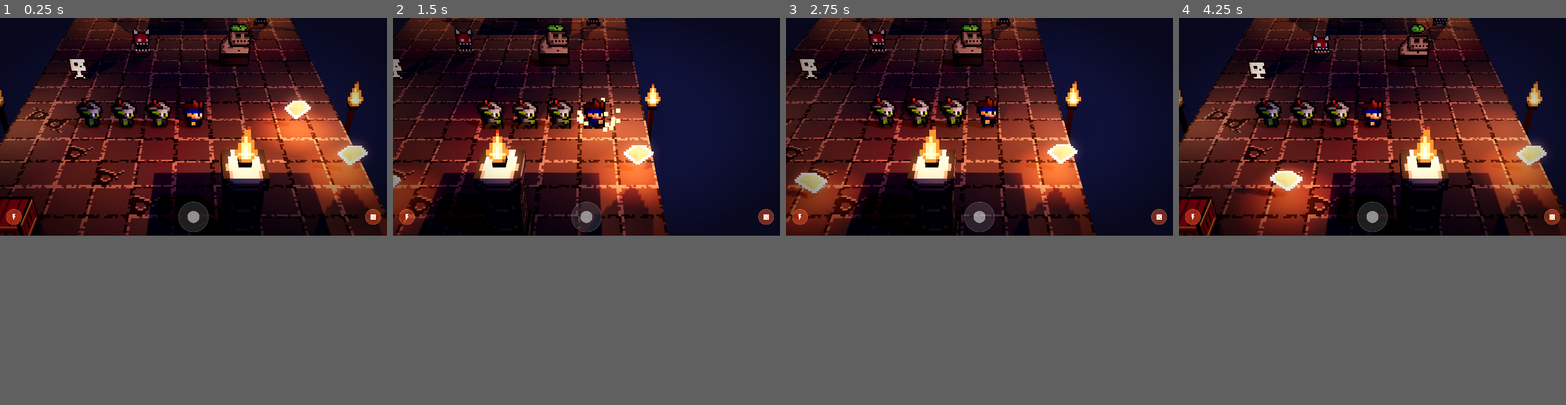
Above: before the commit, frames 1-4 (left to right).
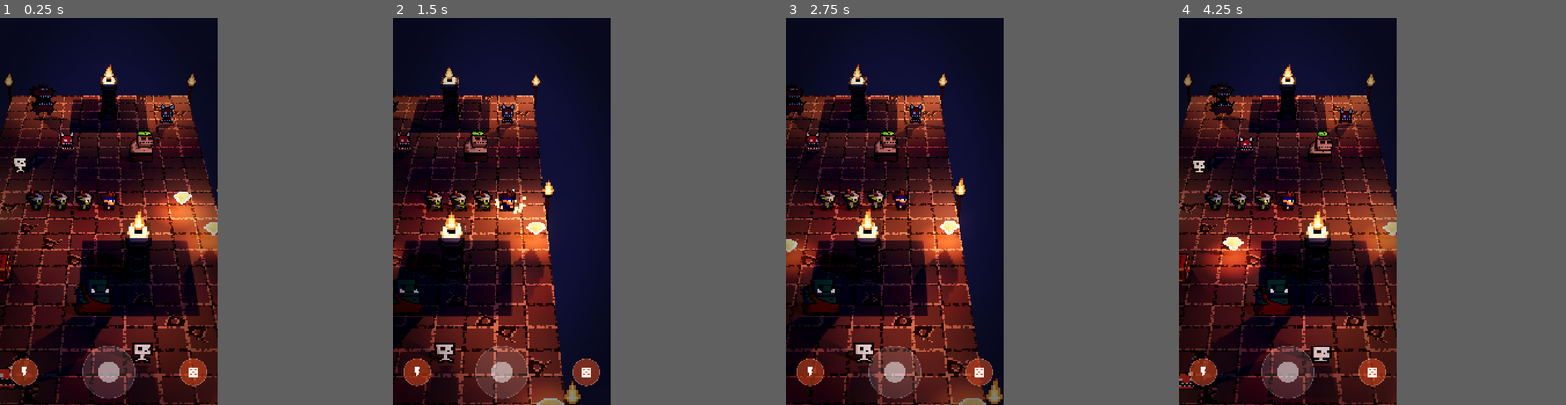
Above: after the commit, the same moments.

Repository: jo1project/sbg
Game: Godot game, scene res://scenes/main.tscn
The game is run twice, just before and just after one commit, with the same random seed, the same clock (stepped at 60 frames per second) and the same inputs.
Inputs (mouse positions are in pixels of both pictures, inside the frame that each line leads up to):
- Up to frame 1 (0.25 s): no input
- Up to frame 2 (1.5 s): tap Enter at 0.5 s; move the mouse to (671, 114) at 0.52 s; hold D 0.53-1.25 s; tap J at 0.6 s; click (671, 114) at 0.67 s; drag from (509, 137) to (567, 168) at 1.27 s
- Up to frame 3 (2.75 s): move the mouse to (1018, 79) at 2.02 s; hold D from 2.03 s (still down); tap J at 2.1 s; click (1018, 79) at 2.17 s
- Up to frame 4 (4.25 s): release D at 2.75 s; drag from (1353, 168) to (1256, 95) at 2.77 s; move the mouse to (1488, 161) at 3.52 s; hold A from 3.53 s (still down); tap J at 3.6 s; click (1488, 161) at 3.67 s
The window is 800x450 before the commit and 450x800 after it. Grey fills any space a smaller window leaves; there, only what the larger window draws over its background counts as a difference.

The runs differ from the first frame. In frame 1, 61% of the frame differs, in the area x 0-100%, y 0-100%; in frame 2, 57%; in frame 3, 57%; in frame 4, 62%.

Commit message:
godot: UI改以手機直向為準(1080x1920/canvas_items/expand), 按鈕用anchor並支援安全區域
- project.godot: 基準解析度1080x1920、portrait、stretch canvas_items/expand、電腦視窗405x720
- touch_controls.gd: 搖桿/攻擊鈕用anchor貼底(搖桿置中、按鈕左右), 尺寸以412dp寬手機換算(搖桿佔寬24.3%同Flutter);
  讀get_display_safe_area避開瀏海/滑動條, simulate_iphone_safe_area(或F2)在電腦上模擬iPhone上下安全區域
- joystick.gd / attack_button.gd: 繪圖與拖曳量依實際大小換算
- follow_camera.gd: 直向FOV 36, 鏡頭距離依畫面比例自動算(蛇頭處約9格寬, 9:16約24.6), 景深遠端跟著距離調整

Co-Authored-By: Claude Opus 5.5 <noreply@anthropic.com>

Diff:
--- a/godot/project.godot
+++ b/godot/project.godot
@@ -8,8 +8,13 @@
 
 [display]
 
-window/size/viewport_width=1280
-window/size/viewport_height=720
+window/size/viewport_width=1080
+window/size/viewport_height=1920
+window/size/window_width_override=405
+window/size/window_height_override=720
+window/stretch/mode="canvas_items"
+window/stretch/aspect="expand"
+window/handheld/orientation=1
 
 [rendering]
 
--- a/godot/scripts/follow_camera.gd
+++ b/godot/scripts/follow_camera.gd
@@ -1,11 +1,16 @@
-# 固定俯角、平滑跟隨的鏡頭。規格：FOV 28、俯角 35°、位置 = 目標 + (0, 7.5, 10.6)。
+# 固定俯角、平滑跟隨的鏡頭（以手機直向為準）。FOV 36（Godot 的 fov 是垂直視角）、俯角 35°。
+# 距離依畫面比例自動算：讓蛇頭所在深度的可見寬度 = fit_width_cells 格（直向 9:16 約 24.6 單位）。
+# fit_width_cells = 0 時改用固定 distance。鏡頭位置 = 目標 + distance * (0, sin 俯角, cos 俯角)。
+# 景深的遠端模糊起點跟著鏡頭距離走（= 距離 + dof_far_margin），否則鏡頭拉遠後整個畫面都會糊掉。
 # 這支腳本每幀都會把 fov/rotation 寫回下面的 export 值，場景或 Inspector 其他地方設的值都會被蓋掉，要改請改這裡的 export。
 extends Camera3D
 
 @export var target: Node3D
-@export_range(10, 90) var fov_deg := 28.0
+@export_range(10, 90) var fov_deg := 36.0
 @export_range(10, 80) var pitch_deg := 35.0
-@export var offset := Vector3(0, 7.5, 10.6)
+@export var fit_width_cells := 9.0      # 蛇頭處要看到幾格寬；0 = 用固定 distance
+@export var distance := 13.0            # fit_width_cells = 0 時使用
+@export var dof_far_margin := 5.0       # 蛇頭後方多遠開始遠端模糊
 @export var smoothing := 12.0  # 越大跟越緊；12 ≈ 83ms 追上 63% 的距離，跟得上角色但保留一點緩衝
 @export var debug_print := true
 
@@ -13,21 +18,46 @@
 
 func _ready() -> void:
 	_apply()
-	global_position = target.global_position + offset
+	global_position = target.global_position + offset_vector()
+
+func _aspect() -> float:
+	var vp := get_viewport().get_visible_rect().size
+	return vp.x / vp.y
+
+# 目前使用的鏡頭距離
+func current_distance() -> float:
+	if fit_width_cells <= 0.0:
+		return distance
+	return fit_width_cells / (2.0 * tan(deg_to_rad(fov_deg) / 2.0) * _aspect())
+
+func offset_vector() -> Vector3:
+	var p := deg_to_rad(pitch_deg)
+	return Vector3(0, sin(p), cos(p)) * current_distance()
 
 func _apply() -> void:
 	fov = fov_deg
 	rotation_degrees = Vector3(-pitch_deg, 0, 0)
+	var attrs := _camera_attributes()
+	if attrs:
+		attrs.dof_blur_far_distance = current_distance() + dof_far_margin
+
+func _camera_attributes() -> CameraAttributesPractical:
+	if attributes is CameraAttributesPractical:
+		return attributes
+	var we := get_tree().current_scene.find_child("WorldEnvironment", false) if get_tree().current_scene else null
+	if we and we.camera_attributes is CameraAttributesPractical:
+		return we.camera_attributes
+	return null
 
 func _process(delta: float) -> void:
-	_apply()  # 讓 Inspector 調整即時生效
-	global_position = global_position.lerp(target.global_position + offset, 1.0 - exp(-smoothing * delta))
+	_apply()  # 讓 Inspector 調整、視窗比例改變即時生效
+	global_position = global_position.lerp(target.global_position + offset_vector(), 1.0 - exp(-smoothing * delta))
 	if debug_print and not _printed:
 		_printed = true
-		# 目標所在平面上看得到的寬度（Godot 的 fov 是垂直視角）
-		var d := global_position.distance_to(target.global_position)
+		var d := current_distance()
 		var vp := get_viewport().get_visible_rect().size
-		var w := 2.0 * d * tan(deg_to_rad(fov) / 2.0) * vp.x / vp.y
-		print("[Camera] fov=%.1f rotation_deg=%s position=%s target=%s offset=%s dist=%.2f 目標處可見寬度≈%.1f 格 (viewport %dx%d)" % [
-			fov, rotation_degrees, global_position, target.global_position,
-			global_position - target.global_position, d, w, vp.x, vp.y])
+		var w := 2.0 * d * tan(deg_to_rad(fov) / 2.0) * _aspect()
+		var attrs := _camera_attributes()
+		print("[Camera] fov=%.1f(垂直) rotation_deg=%s distance=%.2f offset=%s 目標處可見寬度≈%.1f 格 畫面 %dx%d (%.3f) 視窗 %s dof_far=%s" % [
+			fov, rotation_degrees, d, offset_vector(), w, vp.x, vp.y, _aspect(),
+			DisplayServer.window_get_size(), attrs.dof_blur_far_distance if attrs else "-"])
--- a/godot/scripts/ui/attack_button.gd
+++ b/godot/scripts/ui/attack_button.gd
@@ -1,6 +1,6 @@
 # 攻擊按鈕，照 Flutter client/lib/widgets/attack_button.dart：
 # 52 圓、深橘色半透明（disabled 變灰）、白色細框；點一下發動攻擊；長按（0.5 秒）在按鈕上方顯示說明氣泡，
-# 長按後放開只收起氣泡、不發動攻擊。尺寸單位是 dp，實際大小由外層 touch_controls.gd 用 scale 換算。
+# 長按後放開只收起氣泡、不發動攻擊。內部用 dp 計算，實際大小由外層 touch_controls.gd 用 anchor/offset 決定。
 extends Control
 
 signal pressed
@@ -24,7 +24,6 @@
 var _font: Font
 
 func _init() -> void:
-	size = Vector2(SIZE, SIZE)
 	mouse_filter = Control.MOUSE_FILTER_IGNORE
 	# 預設字型沒有中文字，用系統字型
 	var f := SystemFont.new()
@@ -57,7 +56,7 @@
 				pressed.emit()
 			get_viewport().set_input_as_handled()
 	elif event is InputEventScreenDrag and event.index == _touch:
-		var s := get_global_transform_with_canvas().get_scale().x
+		var s := get_global_transform_with_canvas().get_scale().x * size.x / SIZE
 		if (event.position - _down_pos).length() / s > TAP_SLOP:
 			_tap_ok = false
 		get_viewport().set_input_as_handled()
@@ -67,7 +66,8 @@
 	return Rect2(Vector2.ZERO, size).has_point(local)
 
 func _draw() -> void:
-	var c := size / 2.0
+	draw_set_transform(Vector2.ZERO, 0, Vector2.ONE * size.x / SIZE)
+	var c := Vector2(SIZE, SIZE) / 2.0
 	var base := Color.GRAY if disabled else DEEP_ORANGE
 	base.a = 0.9 if _show_tip else 0.45
 	draw_circle(c, SIZE / 2.0, base)
--- a/godot/scripts/ui/joystick.gd
+++ b/godot/scripts/ui/joystick.gd
@@ -1,7 +1,8 @@
 # 虛擬搖桿，照 Flutter client/lib/widgets/joystick.dart：
 # 底座 100x100 圓、搖桿頭 40、最大拖曳半徑 45、死區 10；輸出離散的四方向（貪食蛇只需要上下左右，不做類比）。
 # 拖曳期間每次移動都回報方向；放開時搖桿頭回中心並發出 released（Flutter 用這個當「閃躲」操作）。
-# 尺寸單位是 Flutter 的邏輯像素（dp），實際大小由外層 touch_controls.gd 用 scale 換算。
+# 內部一律用 Flutter 的邏輯像素（dp）計算；實際大小由外層 touch_controls.gd 用 anchor/offset 決定，
+# 繪圖和拖曳量都依「實際大小 / 100dp」換算。
 # 只吃 InputEventScreenTouch/Drag（多指觸控各自獨立）；電腦上靠 emulate_touch_from_mouse 讓滑鼠也能用。
 extends Control
 
@@ -17,8 +18,11 @@
 var _touch := -1
 
 func _init() -> void:
-	size = Vector2(SIZE, SIZE)
 	mouse_filter = Control.MOUSE_FILTER_IGNORE
+
+# 畫面單位 -> dp 的倍率（含 CanvasLayer/縮放）
+func _px_per_dp() -> float:
+	return get_global_transform_with_canvas().get_scale().x * size.x / SIZE
 
 func _input(event: InputEvent) -> void:
 	if event is InputEventScreenTouch:
@@ -32,7 +36,7 @@
 			released.emit()
 			get_viewport().set_input_as_handled()
 	elif event is InputEventScreenDrag and event.index == _touch:
-		_drag(event.relative / get_global_transform_with_canvas().get_scale().x)
+		_drag(event.relative / _px_per_dp())
 		get_viewport().set_input_as_handled()
 
 func _hit(screen_pos: Vector2) -> bool:
@@ -60,7 +64,8 @@
 	direction.emit(d)
 
 func _draw() -> void:
-	var c := size / 2.0
+	draw_set_transform(Vector2.ZERO, 0, Vector2.ONE * size.x / SIZE)
+	var c := Vector2(SIZE, SIZE) / 2.0
 	draw_circle(c, SIZE / 2.0, Color(1, 1, 1, 0.12))
 	draw_arc(c, SIZE / 2.0 - 0.5, 0, TAU, 64, Color(1, 1, 1, 0.3), 1.0, true)
 	# Flutter 用 Align(alignment: knob / radius) 擺搖桿頭，所以頭的中心最多偏離 (100-40)/2 = 30
--- a/godot/scripts/ui/touch_controls.gd
+++ b/godot/scripts/ui/touch_controls.gd
@@ -1,28 +1,50 @@
-# 觸控操作 UI（CanvasLayer，疊在 3D 畫面上，不吃景深/泛光這些 3D 後製）。
-# 版面照 Flutter screens/game_screen.dart 的 _BottomBelt：底部一列，左右內距 20、上下內距 12，
-# 左 = 直接攻擊（⚡）、中 = 搖桿、右 = 隨機效果攻擊（🎲），三個垂直置中、左右貼齊（spaceBetween），整列包在 SafeArea 裡。
-# 尺寸用 Flutter 的邏輯像素（dp）寫，這裡依裝置 DPI 換算成實際像素；手機上再避開瀏海/底部手勢條的安全區域。
+# 觸控操作 UI（CanvasLayer，疊在 3D 畫面上，不吃景深/泛光這些 3D 後製）。以手機直向為準。
+# 版面照 Flutter screens/game_screen.dart 的 _BottomBelt：底部一列，左右內距 20dp、上下內距 12dp，
+# 左 = 直接攻擊（⚡）、中 = 搖桿、右 = 隨機效果攻擊（🎲），三個垂直置中，整列包在 SafeArea 裡。
+# 全部用 anchor 貼齊螢幕底部（搖桿 anchor 在底部中央、兩顆按鈕在左下/右下），offset 只放 dp 換算後的內距與大小。
+#
+# 尺寸換算：專案是 1080x1920 基準 + stretch canvas_items/expand，UI 座標 = 基準單位。
+# Flutter 的 dp 以「直向手機寬 412dp」對應基準寬 1080 換算（1dp ≈ 2.62 單位），所以按鈕佔螢幕寬的比例跟
+# Flutter 在一般手機上一樣（搖桿 100dp ≈ 螢幕寬 24%）。
+#
+# 安全區域：手機上讀 DisplayServer.get_display_safe_area()；電腦沒有安全區域，勾 simulate_iphone_safe_area
+# （或執行中按 F2）模擬 iPhone 15 直向的上 59pt / 下 34pt，並畫出動態島和底部滑動條，看得到被擋住的範圍。
 # 電腦測試：滑鼠（emulate_touch_from_mouse）操作搖桿/按鈕，或鍵盤 WASD/方向鍵轉向、J/K 攻擊。
 extends CanvasLayer
 
 const Joystick := preload("res://scripts/ui/joystick.gd")
 const AttackButton := preload("res://scripts/ui/attack_button.gd")
 
-const PAD_H := 20.0
-const PAD_V := 12.0
+const REF_WIDTH_DP := 412.0   # 直向手機的參考寬度（dp）
+const BASE_WIDTH := 1080.0    # 專案基準寬度（project.godot viewport_width）
+const DP := BASE_WIDTH / REF_WIDTH_DP
+const PAD_H := 20.0           # dp
+const PAD_V := 12.0           # dp
+# iPhone 15（393x852pt）直向安全區域
+const IPHONE_WIDTH_PT := 393.0
+const IPHONE_INSET_TOP_PT := 59.0
+const IPHONE_INSET_BOTTOM_PT := 34.0
 
 @export var snake: Node   # snake_train.gd：set_direction(Vector2i)
+## 電腦上模擬 iPhone 直向的安全區域（上：動態島/狀態列，下：滑動條）。執行中按 F2 切換。
+@export var simulate_iphone_safe_area := false:
+	set(v):
+		simulate_iphone_safe_area = v
+		if is_inside_tree():
+			_layout()
 
 var _root: Control
 var _joystick: Control
 var _btn_direct: Control
 var _btn_random: Control
+var _sim: Control   # 模擬安全區域的遮擋示意
 
 func _ready() -> void:
 	layer = 10   # 在暗角（Vignette，layer 1）上面
 	_root = Control.new()
 	_root.name = "Hud"
 	_root.mouse_filter = Control.MOUSE_FILTER_IGNORE
+	_root.set_anchors_preset(Control.PRESET_FULL_RECT)
 	add_child(_root)
 
 	_joystick = Joystick.new()
@@ -45,43 +67,74 @@
 	_btn_random.pressed.connect(_attack.bind("random"))
 	_root.add_child(_btn_random)
 
+	_sim = Control.new()
+	_sim.name = "SafeAreaSim"
+	_sim.mouse_filter = Control.MOUSE_FILTER_IGNORE
+	_sim.set_anchors_preset(Control.PRESET_FULL_RECT)
+	_sim.draw.connect(_draw_sim)
+	_root.add_child(_sim)
+
 	get_viewport().size_changed.connect(_layout)
 	_layout()
 
-# dp -> 實際像素。電腦上 1:1；手機依 DPI（160dpi = 1x，同 Android dp 定義）
-func _ui_scale() -> float:
-	if OS.has_feature("mobile"):
-		return maxf(1.0, DisplayServer.screen_get_dpi() / 160.0)
-	return 1.0
+# 安全區域內距（UI 基準單位）：x=左, y=上, z=右, w=下
+func safe_insets() -> Vector4:
+	var ui := get_viewport().get_visible_rect().size
+	if simulate_iphone_safe_area:
+		var k := ui.x / IPHONE_WIDTH_PT
+		return Vector4(0, IPHONE_INSET_TOP_PT * k, 0, IPHONE_INSET_BOTTOM_PT * k)
+	if not OS.has_feature("mobile"):
+		return Vector4.ZERO   # 電腦的 safe area 是整個螢幕，不是視窗，不能拿來用
+	var safe := DisplayServer.get_display_safe_area()
+	var screen := Vector2(DisplayServer.screen_get_size())
+	var k2 := ui / screen    # 螢幕像素 -> UI 單位（手機上視窗 = 全螢幕）
+	return Vector4(safe.position.x * k2.x, safe.position.y * k2.y,
+		(screen.x - safe.end.x) * k2.x, (screen.y - safe.end.y) * k2.y)
 
-# 安全區域內距（實際像素）：left, top, right, bottom。只有手機需要（電腦的 safe area 是整個螢幕，不是視窗）
-func _safe_insets() -> Vector4:
-	if not OS.has_feature("mobile"):
-		return Vector4.ZERO
-	var safe := DisplayServer.get_display_safe_area()
-	var screen := DisplayServer.screen_get_size()
-	var vp := get_viewport().get_visible_rect().size
-	var k := vp / Vector2(screen)   # 螢幕像素 -> viewport 像素
-	return Vector4(safe.position.x * k.x, safe.position.y * k.y,
-		(screen.x - safe.end.x) * k.x, (screen.y - safe.end.y) * k.y)
+# 把控制項 anchor 到 (ax, 1)（ax: 0 左 / 0.5 中 / 1 右），並用 offset 決定位置與大小
+func _place(c: Control, ax: float, x: float, bottom: float, w: float) -> void:
+	c.anchor_left = ax
+	c.anchor_right = ax
+	c.anchor_top = 1.0
+	c.anchor_bottom = 1.0
+	c.offset_left = x
+	c.offset_right = x + w
+	c.offset_bottom = bottom
+	c.offset_top = bottom - w
 
 func _layout() -> void:
-	var vp := get_viewport().get_visible_rect().size
-	var s := _ui_scale()
-	var inset := _safe_insets()
-	_root.position = Vector2.ZERO
-	_root.size = vp
-	for c in [_joystick, _btn_direct, _btn_random]:
-		c.scale = Vector2(s, s)
-	var belt_h := Joystick.SIZE * s                          # 這一列的高度 = 最高的元件（搖桿）
-	var bottom := vp.y - inset.w - PAD_V * s                 # 列的底緣
-	var center_y := bottom - belt_h / 2.0
-	var left := inset.x + PAD_H * s
-	var right := vp.x - inset.z - PAD_H * s
-	var b := AttackButton.SIZE * s
-	_btn_direct.position = Vector2(left, center_y - b / 2.0)
-	_btn_random.position = Vector2(right - b, center_y - b / 2.0)
-	_joystick.position = Vector2((left + right) / 2.0 - belt_h / 2.0, center_y - belt_h / 2.0)
+	var inset := safe_insets()
+	var belt := Joystick.SIZE * DP                     # 這一列的高度 = 最高的元件（搖桿）
+	var belt_bottom := -(inset.w + PAD_V * DP)          # 相對螢幕底邊
+	var b := AttackButton.SIZE * DP
+	var btn_bottom := belt_bottom - (belt - b) / 2.0    # 垂直置中在這一列
+	_place(_joystick, 0.5, -belt / 2.0, belt_bottom, belt)
+	_place(_btn_direct, 0.0, inset.x + PAD_H * DP, btn_bottom, b)
+	_place(_btn_random, 1.0, -(inset.z + PAD_H * DP) - b, btn_bottom, b)
+	_sim.queue_redraw()
+
+# 模擬 iPhone：上方狀態列/動態島、下方滑動條，半透明標出被系統佔用的範圍
+func _draw_sim() -> void:
+	if not simulate_iphone_safe_area:
+		return
+	var ui := get_viewport().get_visible_rect().size
+	var inset := safe_insets()
+	var k := ui.x / IPHONE_WIDTH_PT
+	var shade := Color(1, 0.2, 0.2, 0.18)
+	_sim.draw_rect(Rect2(0, 0, ui.x, inset.y), shade)
+	_sim.draw_rect(Rect2(0, ui.y - inset.w, ui.x, inset.w), shade)
+	# 動態島（126x37pt，距頂 11pt）
+	var island := Rect2((ui.x - 126 * k) / 2.0, 11 * k, 126 * k, 37 * k)
+	var sb := StyleBoxFlat.new()
+	sb.bg_color = Color.BLACK
+	sb.set_corner_radius_all(int(18 * k))
+	_sim.draw_style_box(sb, island)
+	# 底部滑動條（134x5pt，距底 8pt）
+	var bar := Rect2((ui.x - 134 * k) / 2.0, ui.y - 13 * k, 134 * k, 5 * k)
+	var sb2 := StyleBoxFlat.new()
+	sb2.bg_color = Color(1, 1, 1, 0.85)
+	sb2.set_corner_radius_all(int(3 * k))
+	_sim.draw_style_box(sb2, bar)
 
 func _unhandled_input(event: InputEvent) -> void:
 	if not (event is InputEventKey) or not event.pressed or event.echo:
@@ -99,6 +152,9 @@
 			_attack("direct")
 		KEY_K:
 			_attack("random")
+		KEY_F2:
+			simulate_iphone_safe_area = not simulate_iphone_safe_area
+			print("模擬 iPhone 安全區域: ", simulate_iphone_safe_area)
 		_:
 			return
 	get_viewport().set_input_as_handled()
